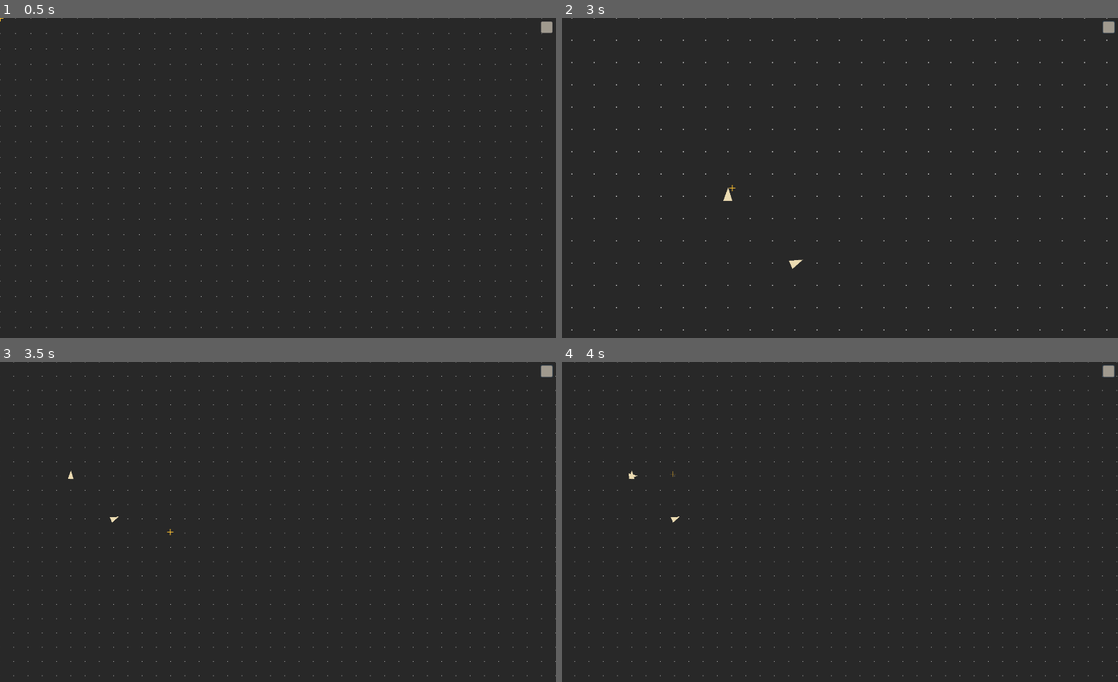
Above: before the commit, frames 1-4 (two rows, left to right).
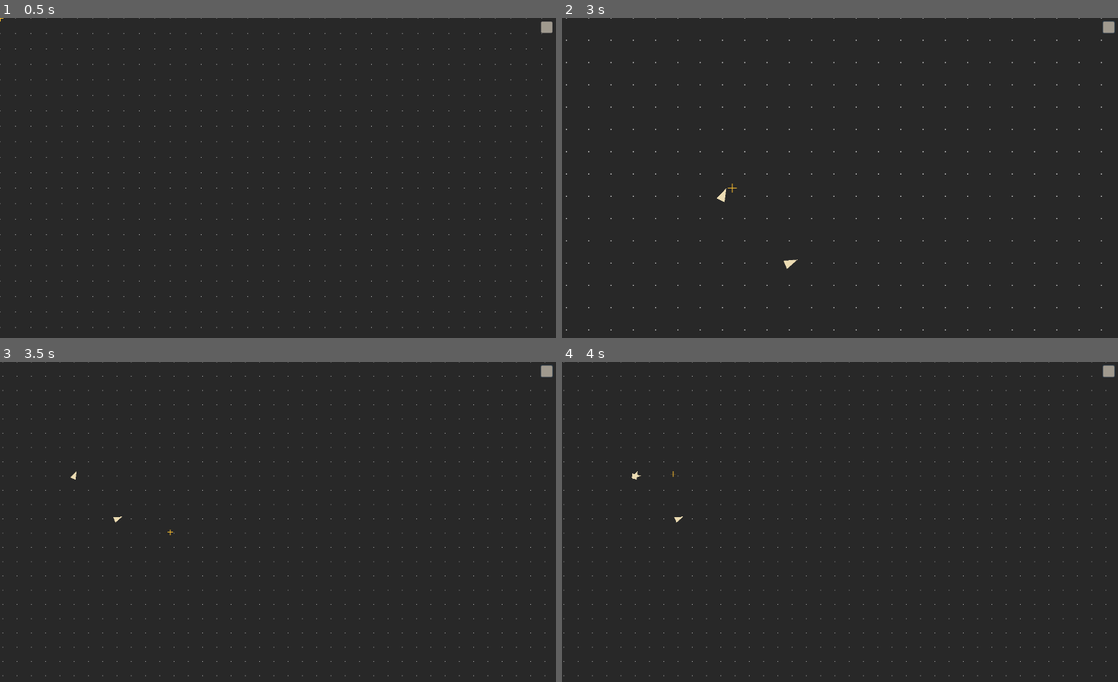
Above: after the commit, the same moments.

Repository: battw/does-compute-2
Game: Godot game, scene res://Main/Main.tscn
The game is run twice, just before and just after one commit, with the same random seed, the same clock (stepped at 60 frames per second) and the same inputs.
Inputs (mouse positions are in pixels of both pictures, inside the frame that each line leads up to):
- Up to frame 1 (0.5 s): no input
- Up to frame 2 (3 s): click (1106, 27) at 0.5 s; tap Enter at 1.25 s; drag from (840, 178) to (1106, 27) at 1.27 s; drag from (728, 194) to (1106, 27) at 2.02 s; move the mouse to (734, 187) at 2.77 s; hold Right (right) from 2.78 s (still down); tap Mouse wheel up (zoom_in) at 2.85 s; click (734, 187) at 2.92 s
- Up to frame 3 (3.5 s): keep holding Right (right); tap Mouse wheel down (zoom_out) at 3.05 s
- Up to frame 4 (4 s): release Right (right) at 3.5 s; drag from (634, 477) to (673, 474) at 3.52 s

Frame 1 is identical in both runs. In frame 2, 0.8% of the frame differs, in the area x 0-99%, y 0-98%; in frame 3, 1.0%; in frame 4, 1.0%, in the area x 0-100%, y 0-99%.

Commit message:
added a canvas layer for the UI and adjusted transforms

Diff:
--- a/Cursor/Cursor.tscn
+++ b/Cursor/Cursor.tscn
@@ -7,7 +7,6 @@
 radius = 1.0
 
 [node name="Cursor" type="Node2D"]
-editor/display_folded = true
 z_index = 100
 script = ExtResource( 1 )
 
@@ -15,7 +14,6 @@
 scale = Vector2( 2, 2 )
 width = 1.0
 default_color = Color( 0.980392, 0.741176, 0.184314, 1 )
-texture_mode = 172585136
 
 [node name="Invert" parent="." instance=ExtResource( 2 )]
 visible = false
@@ -34,6 +32,7 @@
 visible = false
 scale = Vector2( 0.6, 0.6 )
 default_color = Color( 0.721569, 0.733333, 0.14902, 1 )
+texture_mode = 28672
 
 [node name="Area2D" type="Area2D" parent="."]
 input_pickable = false
--- a/Main/Main.tscn
+++ b/Main/Main.tscn
@@ -1,10 +1,11 @@
-[gd_scene load_steps=6 format=2]
+[gd_scene load_steps=7 format=2]
 
 [ext_resource path="res://Main/Main.gd" type="Script" id=1]
 [ext_resource path="res://Main/Tick.gd" type="Script" id=2]
 [ext_resource path="res://Main/PlayArea.gd" type="Script" id=3]
 [ext_resource path="res://Main/Arrows.gd" type="Script" id=4]
 [ext_resource path="res://UI/UI.tscn" type="PackedScene" id=5]
+[ext_resource path="res://Cursor/Cursor.tscn" type="PackedScene" id=6]
 
 [node name="Main" type="Node2D"]
 script = ExtResource( 1 )
@@ -38,6 +39,6 @@
 region_rect = Rect2( 0, 0, 1000, 1000 )
 
 [node name="UI" parent="." instance=ExtResource( 5 )]
-margin_right = 1796.0
-margin_bottom = 1035.0
+
+[node name="Cursor" parent="." instance=ExtResource( 6 )]
 [connection signal="area_exited" from="PlayArea" to="PlayArea" method="exited"]
--- a/UI/UI.gd
+++ b/UI/UI.gd
@@ -9,6 +9,7 @@
 var mode_names = ["ADD", "INVERT", "DELETE", "SELECT"]
 var input_mode = ADD
 var main
+var cursor
 var current_arrow
 var DragBox = preload("res://DragBox/DragBox.tscn")
 var dragbox
@@ -17,55 +18,60 @@
 
 func _process(delta):
 	get_viewport().canvas_transform = \
-	get_viewport().canvas_transform.translated(self.move  *  self.move_speed * delta)
-
-	self.rect_position = -get_viewport().canvas_transform.get_origin()
+		get_viewport().canvas_transform.translated(self.move  *  self.move_speed * delta)
 
 
 func _enter_tree():
 	self.main = self.find_parent("Main")
 	self.rect_size = get_viewport_rect().size
+	self.cursor = main.find_node("Cursor")
 
 
 func _exit_tree():
 	self.main = null
 
+func _get_model_mouse_position():
+	return get_viewport().canvas_transform.affine_inverse() * get_viewport().get_mouse_position()
 
 func _on_gui_input(event):
 
 	if event.is_action_pressed("change_mode"):
 		input_mode = (input_mode + 1) % 4
-		if $Cursor:
-			$Cursor.set_mode(input_mode)
-		print("input mode: " + mode_names[input_mode])
+		if cursor:
+			cursor.set_mode(input_mode)
+		# print("input mode: " + mode_names[input_mode])
 
 	if event.is_action("zoom_out"):
-		main.zoom(1 - self.zoom_factor)
+		#main.zoom(1 - self.zoom_factor)
 		#get_viewport().size *= 1 + self.zoom_factor
+		get_viewport().canvas_transform = \
+			get_viewport().canvas_transform.scaled(Vector2.ONE - Vector2.ONE * self.zoom_factor)
 
 	if event.is_action("zoom_in"):
-		main.zoom(1 + self.zoom_factor)
+		#main.zoom(1 + self.zoom_factor)
 		#get_viewport().size *= 1 - self.zoom_factor
+		get_viewport().canvas_transform = \
+			get_viewport().canvas_transform.scaled(Vector2.ONE + Vector2.ONE * self.zoom_factor)
 
 	match input_mode:
 		ADD:
 			if event.is_action_pressed("click"):
-				var pos = self.get_global_mouse_position()
+				var pos = _get_model_mouse_position()
 				current_arrow = self.main.add_arrow(pos)
 
 			elif event.is_action_released("click"):
 				current_arrow = null
 
 			if current_arrow:
-				var mpos = get_global_mouse_position()
+				var mpos = _get_model_mouse_position()
 				current_arrow.look_at(mpos)
 		INVERT:
 			if event.is_action_pressed("click"):
-				for arrow in $Cursor.get_arrows():
+				for arrow in cursor.get_arrows():
 					arrow.invert()
 		DELETE:
 			if event.is_action_pressed("click"):
-				for arrow in $Cursor.get_arrows():
+				for arrow in cursor.get_arrows():
 					arrow.delete()
 		SELECT:
 			if event.is_action_pressed("click"):
@@ -86,17 +92,17 @@
 	if event.is_action_type():
 		if event.is_action_pressed("up"):
 			move += Vector2.DOWN
-		if event.is_action_pressed("down"):
+		elif event.is_action_pressed("down"):
 			move += Vector2.UP
-		if event.is_action_pressed("left"):
+		elif event.is_action_pressed("left"):
 			move += Vector2.RIGHT
-		if event.is_action_pressed("right"):
+		elif event.is_action_pressed("right"):
 			move += Vector2.LEFT
-		if event.is_action_released("up"):
+		elif event.is_action_released("up"):
 			move -= Vector2.DOWN
-		if event.is_action_released("down"):
+		elif event.is_action_released("down"):
 			move -= Vector2.UP
-		if event.is_action_released("left"):
+		elif event.is_action_released("left"):
 			move -= Vector2.RIGHT
-		if event.is_action_released("right"):
+		elif event.is_action_released("right"):
 			move -= Vector2.LEFT
--- a/UI/UI.tscn
+++ b/UI/UI.tscn
@@ -7,9 +7,10 @@
 [ext_resource path="res://UI/SaveMenu.gd" type="Script" id=5]
 [ext_resource path="res://Saver/Saver.tscn" type="PackedScene" id=6]
 [ext_resource path="res://UI/LoadMenu.gd" type="Script" id=7]
-[ext_resource path="res://Cursor/Cursor.tscn" type="PackedScene" id=8]
 
-[node name="UI" type="Control"]
+[node name="CanvasLayer" type="CanvasLayer"]
+
+[node name="UI" type="Control" parent="."]
 anchor_right = 1.0
 anchor_bottom = 1.0
 margin_bottom = -3.0
@@ -17,7 +18,7 @@
 theme = ExtResource( 1 )
 script = ExtResource( 2 )
 
-[node name="Button" type="Button" parent="."]
+[node name="Button" type="Button" parent="UI"]
 anchor_left = 1.0
 anchor_right = 1.0
 margin_left = -50.0
@@ -28,21 +29,21 @@
 size_flags_vertical = 3
 script = ExtResource( 3 )
 
-[node name="MenuPopup" type="PopupMenu" parent="Button"]
+[node name="MenuPopup" type="PopupMenu" parent="UI/Button"]
 margin_left = -884.0
 margin_top = 482.0
 margin_right = -758.0
 margin_bottom = 563.0
 script = ExtResource( 4 )
 
-[node name="SaveMenu" type="PopupMenu" parent="Button/MenuPopup"]
+[node name="SaveMenu" type="PopupMenu" parent="UI/Button/MenuPopup"]
 margin_left = -564.831
 margin_top = 172.698
 margin_right = -308.831
 margin_bottom = 383.698
 script = ExtResource( 5 )
 
-[node name="LineEdit" type="LineEdit" parent="Button/MenuPopup/SaveMenu"]
+[node name="LineEdit" type="LineEdit" parent="UI/Button/MenuPopup/SaveMenu"]
 margin_left = 28.0
 margin_top = 170.0
 margin_right = 153.0
@@ -50,31 +51,29 @@
 caret_blink = true
 caret_blink_speed = 0.5
 
-[node name="SaveButton" type="Button" parent="Button/MenuPopup/SaveMenu"]
+[node name="SaveButton" type="Button" parent="UI/Button/MenuPopup/SaveMenu"]
 margin_left = 165.0
 margin_top = 170.0
 margin_right = 237.0
 margin_bottom = 194.0
 text = "SAVE"
 
-[node name="Saver" parent="Button/MenuPopup/SaveMenu" instance=ExtResource( 6 )]
+[node name="Saver" parent="UI/Button/MenuPopup/SaveMenu" instance=ExtResource( 6 )]
 
-[node name="LoadMenu" type="PopupMenu" parent="Button/MenuPopup"]
+[node name="LoadMenu" type="PopupMenu" parent="UI/Button/MenuPopup"]
 margin_right = 60.0
 margin_bottom = 60.0
 script = ExtResource( 7 )
 
-[node name="Saver" parent="Button/MenuPopup/LoadMenu" instance=ExtResource( 6 )]
-
-[node name="Cursor" parent="." instance=ExtResource( 8 )]
-[connection signal="gui_input" from="." to="." method="_on_gui_input"]
-[connection signal="pressed" from="Button" to="Button" method="_on_Button_pressed"]
-[connection signal="index_pressed" from="Button/MenuPopup" to="Button/MenuPopup" method="_on_index_pressed"]
-[connection signal="about_to_show" from="Button/MenuPopup/SaveMenu" to="Button/MenuPopup/SaveMenu" method="_on_about_to_show"]
-[connection signal="index_pressed" from="Button/MenuPopup/SaveMenu" to="Button/MenuPopup/SaveMenu" method="_on_index_pressed"]
-[connection signal="mouse_entered" from="Button/MenuPopup/SaveMenu" to="." method="_on_mouse_entered"]
-[connection signal="mouse_exited" from="Button/MenuPopup/SaveMenu" to="." method="_on_mouse_exited"]
-[connection signal="button_down" from="Button/MenuPopup/SaveMenu/SaveButton" to="Button/MenuPopup/SaveMenu" method="_on_SaveButton_button_down"]
-[connection signal="button_up" from="Button/MenuPopup/SaveMenu/SaveButton" to="Button/MenuPopup/SaveMenu" method="_on_SaveButton_button_up"]
-[connection signal="about_to_show" from="Button/MenuPopup/LoadMenu" to="Button/MenuPopup/LoadMenu" method="_on_about_to_show"]
-[connection signal="index_pressed" from="Button/MenuPopup/LoadMenu" to="Button/MenuPopup/LoadMenu" method="_on_index_pressed"]
+[node name="Saver" parent="UI/Button/MenuPopup/LoadMenu" instance=ExtResource( 6 )]
+[connection signal="gui_input" from="UI" to="UI" method="_on_gui_input"]
+[connection signal="pressed" from="UI/Button" to="UI/Button" method="_on_Button_pressed"]
+[connection signal="index_pressed" from="UI/Button/MenuPopup" to="UI/Button/MenuPopup" method="_on_index_pressed"]
+[connection signal="about_to_show" from="UI/Button/MenuPopup/SaveMenu" to="UI/Button/MenuPopup/SaveMenu" method="_on_about_to_show"]
+[connection signal="index_pressed" from="UI/Button/MenuPopup/SaveMenu" to="UI/Button/MenuPopup/SaveMenu" method="_on_index_pressed"]
+[connection signal="mouse_entered" from="UI/Button/MenuPopup/SaveMenu" to="UI" method="_on_mouse_entered"]
+[connection signal="mouse_exited" from="UI/Button/MenuPopup/SaveMenu" to="UI" method="_on_mouse_exited"]
+[connection signal="button_down" from="UI/Button/MenuPopup/SaveMenu/SaveButton" to="UI/Button/MenuPopup/SaveMenu" method="_on_SaveButton_button_down"]
+[connection signal="button_up" from="UI/Button/MenuPopup/SaveMenu/SaveButton" to="UI/Button/MenuPopup/SaveMenu" method="_on_SaveButton_button_up"]
+[connection signal="about_to_show" from="UI/Button/MenuPopup/LoadMenu" to="UI/Button/MenuPopup/LoadMenu" method="_on_about_to_show"]
+[connection signal="index_pressed" from="UI/Button/MenuPopup/LoadMenu" to="UI/Button/MenuPopup/LoadMenu" method="_on_index_pressed"]
Not shown: 1 places in UI/UI.tscn that only renumber resources
